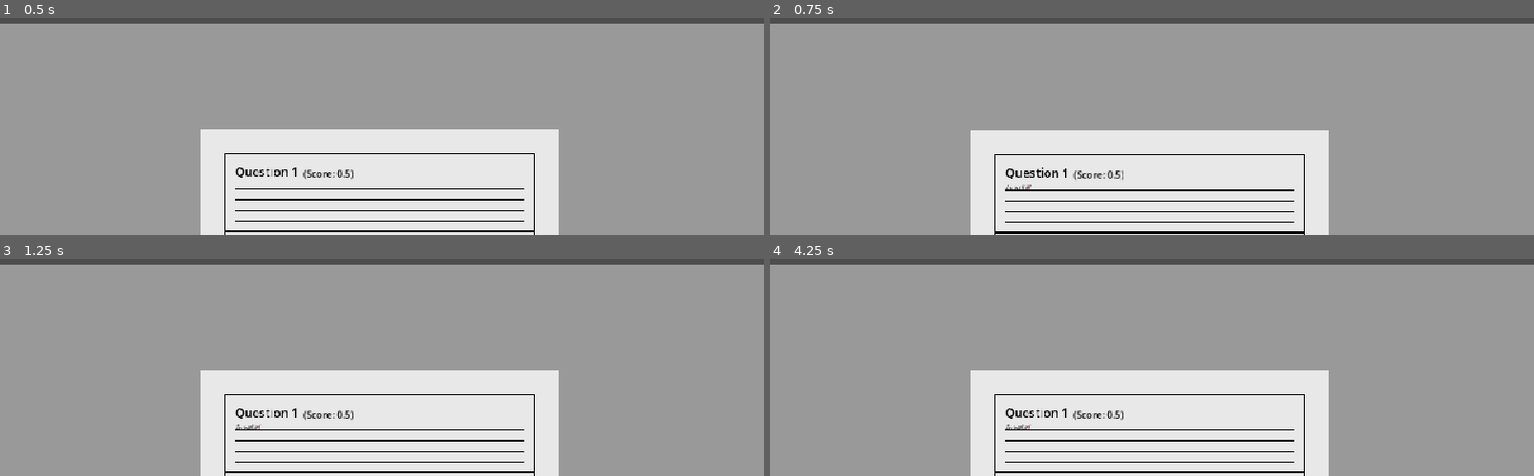
Above: before the commit, frames 1-4 (two rows, left to right).
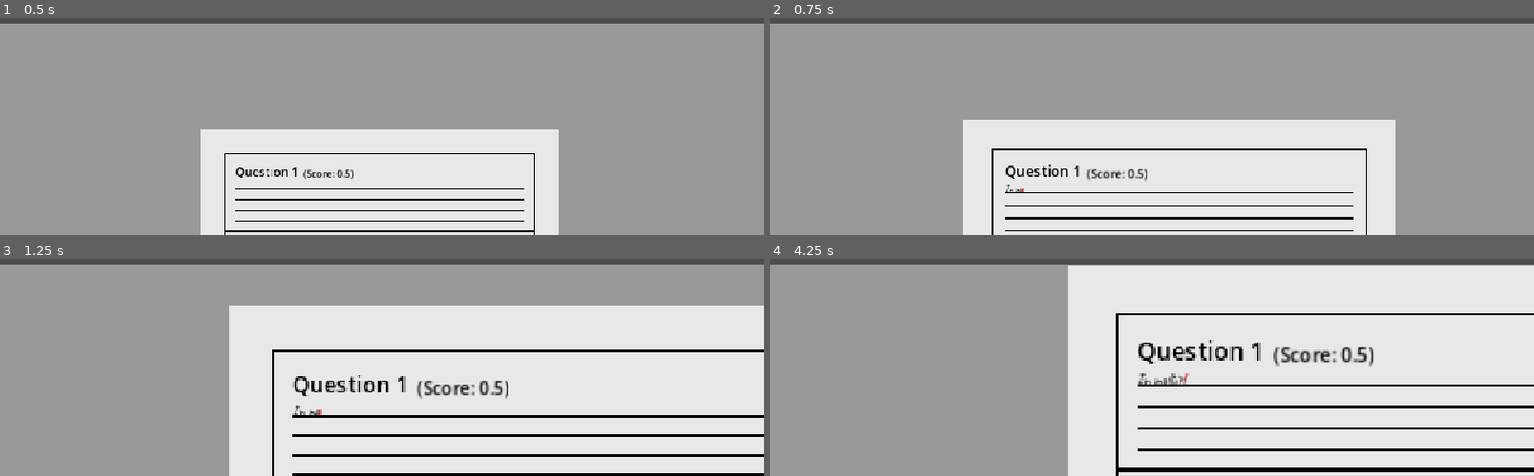
Above: after the commit, the same moments.

Repository: Dev-Hauffman/Magnum_Factum
Game: Godot game, scene res://scenes/test_scene/test_scene.tscn
Same seed, same stepped clock (60 frames per second), same inputs: the game is played once before the commit and once after it. This scene is started directly instead of the project's main scene.
Inputs (mouse positions are in pixels of both pictures, inside the frame that each line leads up to):
- Up to frame 1 (0.5 s): no input
- Up to frame 2 (0.75 s): tap Enter at 0.5 s; drag from (1152, 193) to (outside the picture) at 0.52 s
- Up to frame 3 (1.25 s): no input
- Up to frame 4 (4.25 s): drag from (999, 282) to (1113, 347) at 1.27 s; tap Space at 2, 3.5 s; move the mouse to (outside the picture) at 2.02 s; hold Right (ui_right) 2.03-2.75 s; tap Mouse wheel down (zoom_out) at 2.1 s; click (outside the picture) at 2.17 s; tap Enter at 2.75 s; drag from (1113, 347) to (outside the picture) at 2.77 s; move the mouse to (1381, 326) at 3.52 s; hold Left (ui_left) from 3.53 s (still down); tap Mouse wheel up (zoom_in) at 3.6 s; click (1381, 326) at 3.67 s

Frame 1 is identical in both runs. In frame 2, 11% of the frame differs, in the area x 25-82%, y 46-100%; in frame 3, 40%; in frame 4, 51%, in the area x 26-100%, y 3-100%.

Commit message:
started discipline selection

Diff:
--- /dev/null
+++ b/scenes/choose_semester/choose_semester.tscn
@@ -0,0 +1,85 @@
+[gd_scene format=3 uid="uid://brq41vr28c1d4"]
+
+[node name="ChooseSemester" type="CanvasLayer"]
+
+[node name="MarginContainer" type="MarginContainer" parent="."]
+offset_right = 640.0
+offset_bottom = 360.0
+size_flags_horizontal = 3
+size_flags_vertical = 3
+theme_override_constants/margin_left = 40
+theme_override_constants/margin_top = 40
+theme_override_constants/margin_right = 40
+theme_override_constants/margin_bottom = 40
+
+[node name="HBoxContainer" type="HBoxContainer" parent="MarginContainer"]
+layout_mode = 2
+
+[node name="AvailableDisciplinesPanel" type="PanelContainer" parent="MarginContainer/HBoxContainer"]
+layout_mode = 2
+
+[node name="MarginContainer" type="MarginContainer" parent="MarginContainer/HBoxContainer/AvailableDisciplinesPanel"]
+layout_mode = 2
+theme_override_constants/margin_left = 10
+theme_override_constants/margin_top = 10
+theme_override_constants/margin_right = 10
+theme_override_constants/margin_bottom = 10
+
+[node name="VBoxContainer" type="VBoxContainer" parent="MarginContainer/HBoxContainer/AvailableDisciplinesPanel/MarginContainer"]
+layout_mode = 2
+
+[node name="RichTextLabel" type="RichTextLabel" parent="MarginContainer/HBoxContainer/AvailableDisciplinesPanel/MarginContainer/VBoxContainer"]
+layout_mode = 2
+text = "Available Disciplines"
+fit_content = true
+autowrap_mode = 0
+
+[node name="PanelContainer" type="PanelContainer" parent="MarginContainer/HBoxContainer/AvailableDisciplinesPanel/MarginContainer/VBoxContainer"]
+layout_mode = 2
+
+[node name="MarginContainer" type="MarginContainer" parent="MarginContainer/HBoxContainer/AvailableDisciplinesPanel/MarginContainer/VBoxContainer/PanelContainer"]
+layout_mode = 2
+theme_override_constants/margin_left = 5
+theme_override_constants/margin_top = 5
+theme_override_constants/margin_right = 5
+theme_override_constants/margin_bottom = 5
+
+[node name="HBoxContainer" type="HBoxContainer" parent="MarginContainer/HBoxContainer/AvailableDisciplinesPanel/MarginContainer/VBoxContainer/PanelContainer/MarginContainer"]
+layout_mode = 2
+
+[node name="Panel" type="PanelContainer" parent="MarginContainer/HBoxContainer/AvailableDisciplinesPanel/MarginContainer/VBoxContainer/PanelContainer/MarginContainer/HBoxContainer"]
+layout_mode = 2
+
+[node name="RichTextLabel" type="RichTextLabel" parent="MarginContainer/HBoxContainer/AvailableDisciplinesPanel/MarginContainer/VBoxContainer/PanelContainer/MarginContainer/HBoxContainer/Panel"]
+layout_mode = 2
+text = "Discipline"
+fit_content = true
+autowrap_mode = 0
+
+[node name="PanelContainer" type="PanelContainer" parent="MarginContainer/HBoxContainer/AvailableDisciplinesPanel/MarginContainer/VBoxContainer/PanelContainer/MarginContainer/HBoxContainer"]
+layout_mode = 2
+
+[node name="RichTextLabel" type="RichTextLabel" parent="MarginContainer/HBoxContainer/AvailableDisciplinesPanel/MarginContainer/VBoxContainer/PanelContainer/MarginContainer/HBoxContainer/PanelContainer"]
+layout_mode = 2
+text = "Level"
+fit_content = true
+autowrap_mode = 0
+
+[node name="CurrentDisciplinesPanel" type="PanelContainer" parent="MarginContainer/HBoxContainer"]
+layout_mode = 2
+
+[node name="MarginContainer" type="MarginContainer" parent="MarginContainer/HBoxContainer/CurrentDisciplinesPanel"]
+layout_mode = 2
+theme_override_constants/margin_left = 10
+theme_override_constants/margin_top = 10
+theme_override_constants/margin_right = 10
+theme_override_constants/margin_bottom = 10
+
+[node name="VBoxContainer" type="VBoxContainer" parent="MarginContainer/HBoxContainer/CurrentDisciplinesPanel/MarginContainer"]
+layout_mode = 2
+
+[node name="RichTextLabel" type="RichTextLabel" parent="MarginContainer/HBoxContainer/CurrentDisciplinesPanel/MarginContainer/VBoxContainer"]
+layout_mode = 2
+text = "Current Disciplines"
+fit_content = true
+autowrap_mode = 0
--- a/scenes/test_scene/scripts/camera_controller.gd
+++ b/scenes/test_scene/scripts/camera_controller.gd
@@ -69,12 +69,18 @@
 	emit_signal("moved_and_zoomed")
 
 
-func move_to(target_position:Vector2, speed:int):
+func move_to(target_position:Vector2, speed:float):
 	var tween = create_tween()
 	tween.tween_property(camera, "position", target_position, speed).set_ease(Tween.EASE_OUT_IN)
 	tween.play()
 	await tween.finished
 	emit_signal("finished_moving")
+
+
+func zoom(zoom:Vector2):
+	var tween = create_tween()
+	tween.parallel().tween_property(camera, "zoom", zoom ,0.8).set_ease(Tween.EASE_OUT_IN)
+	tween.play()
 
 
 func _input(event):
--- a/scenes/test_scene/test_screen/question.gd
+++ b/scenes/test_scene/test_screen/question.gd
@@ -1,6 +1,6 @@
 extends PanelContainer
 
-signal clicked
+signal clicked(leading_character_position)
 signal populated
 
 
@@ -17,7 +17,7 @@
 #var note_taker_font_2 = load("res://resources/fonts/note-taker.ttf")
 var caveat_font = load("res://resources/fonts/Caveat-VariableFont_wght.ttf")
 
-var visible_character_amount:int = 10
+var visible_character_amount:int = 5
 
 var current_character:RichTextLabel
 var character_current_position
@@ -113,7 +113,7 @@
 	if can_click:
 		if event is InputEventMouseButton and event.pressed and (event.button_index == MOUSE_BUTTON_LEFT or event.button_index == MOUSE_BUTTON_RIGHT):
 			if current_paragraph_index < paragraphs.size():
-				emit_signal("clicked")
+				emit_signal("clicked", current_character.global_position)
 				for i in visible_character_amount:
 					paragraphs[current_paragraph_index].visible_characters += 1
 					if paragraphs[current_paragraph_index].visible_ratio >= 1:
--- a/scenes/test_scene/test_screen/test_screen.gd
+++ b/scenes/test_scene/test_screen/test_screen.gd
@@ -79,8 +79,10 @@
 
 
 
-func treat_question_click():
+func treat_question_click(position:Vector2):
 	camera_controller.shake_camera()
+	camera_controller.move_to(position, 1.0)
+	camera_controller.zoom(Vector2(2, 2))
 
 
 func _on_test_panel_container_resized():
